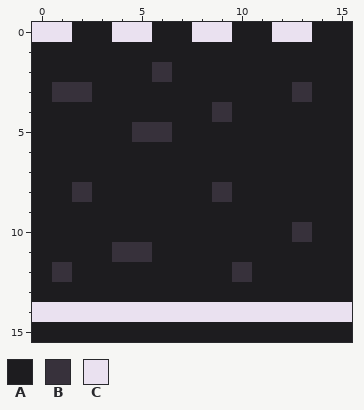
Pixel-art sprite: resources/concrete9.png. Above is the file before it was changed.
The file is 16x16 pixels.
Palette (. is transparent): A #1d1c1f  B #37313b  C #eae1f0
Pixels before, first column x 0:
 0 CCAACCAACCAACCAA
 1 AAAAAAAAAAAAAAAA
 2 AAAAAABAAAAAAAAA
 3 ABBAAAAAAAAAABAA
 4 AAAAAAAAABAAAAAA
 5 AAAAABBAAAAAAAAA
 6 AAAAAAAAAAAAAAAA
 7 AAAAAAAAAAAAAAAA
 8 AABAAAAAABAAAAAA
 9 AAAAAAAAAAAAAAAA
10 AAAAAAAAAAAAABAA
11 AAAABBAAAAAAAAAA
12 ABAAAAAAAABAAAAA
13 AAAAAAAAAAAAAAAA
14 CCCCCCCCCCCCCCCC
15 AAAAAAAAAAAAAAAA
The same view after the edit:
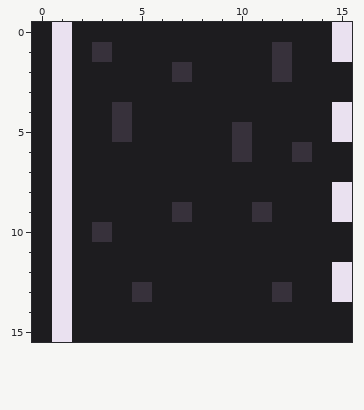
What changed:
The author changed colour B to colour A in row 2 at x 6; in row 3 at x 2 and 13; in row 4 at x 9; in row 5 at x 5 to 6; in row 8 at x 2 and 9; in row 10 at x 13.
The author changed colour B to colour A in row 11 at x 4 to 5; in row 12 at x 10.
The author changed colour C to colour A in row 0 at x 0, 4 to 5, 8 to 9 and 12 to 13; in row 14 at x 0 and 2 to 15.
The author changed colour A to colour B in row 1 at x 3 and 12; in row 2 at x 7 and 12; in row 4 at x 4; in row 5 at x 4 and 10; in row 6 at x 10 and 13; in row 9 at x 7 and 11.
The author changed colour A to colour B in row 10 at x 3; in row 13 at x 5 and 12.
The author changed colour A to colour C in row 0 at x 15; in row 1 at x 1 and 15; in row 2 at x 1; in rows 4 to 5 at x 1 and 15; in rows 6 to 7 at x 1; in rows 8 to 9 at x 1 and 15.
The author changed colour A to colour C in rows 10 to 11 at x 1; in row 12 at x 15; in row 13 at x 1 and 15; in row 15 at x 1.
The author changed colour B to colour C in row 3 at x 1; in row 12 at x 1.
Boxes around the changes in both pictures, in picture pixels (x1, y1, x2, y2):
changed: (32, 22, 352, 342)
